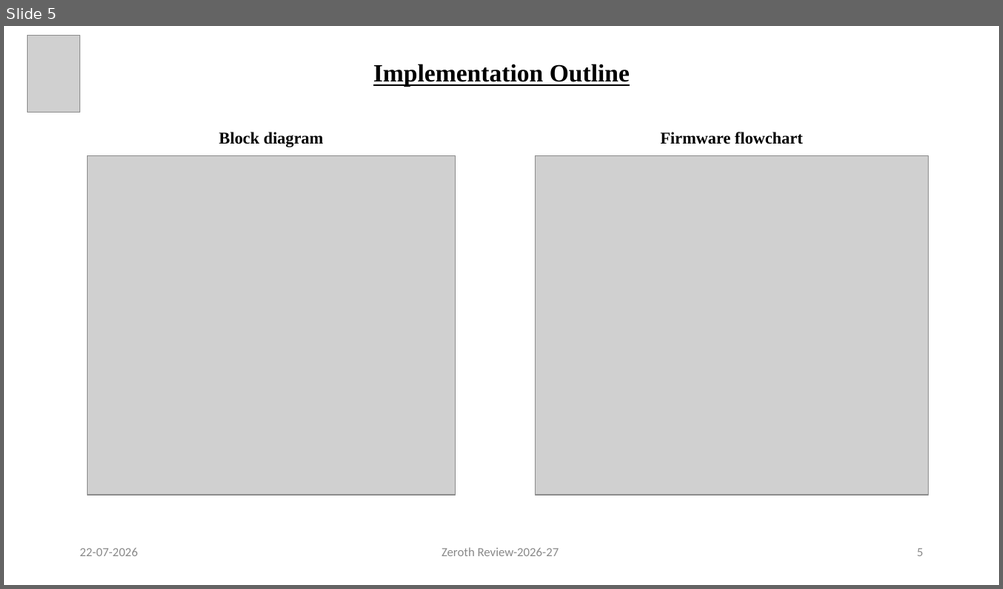
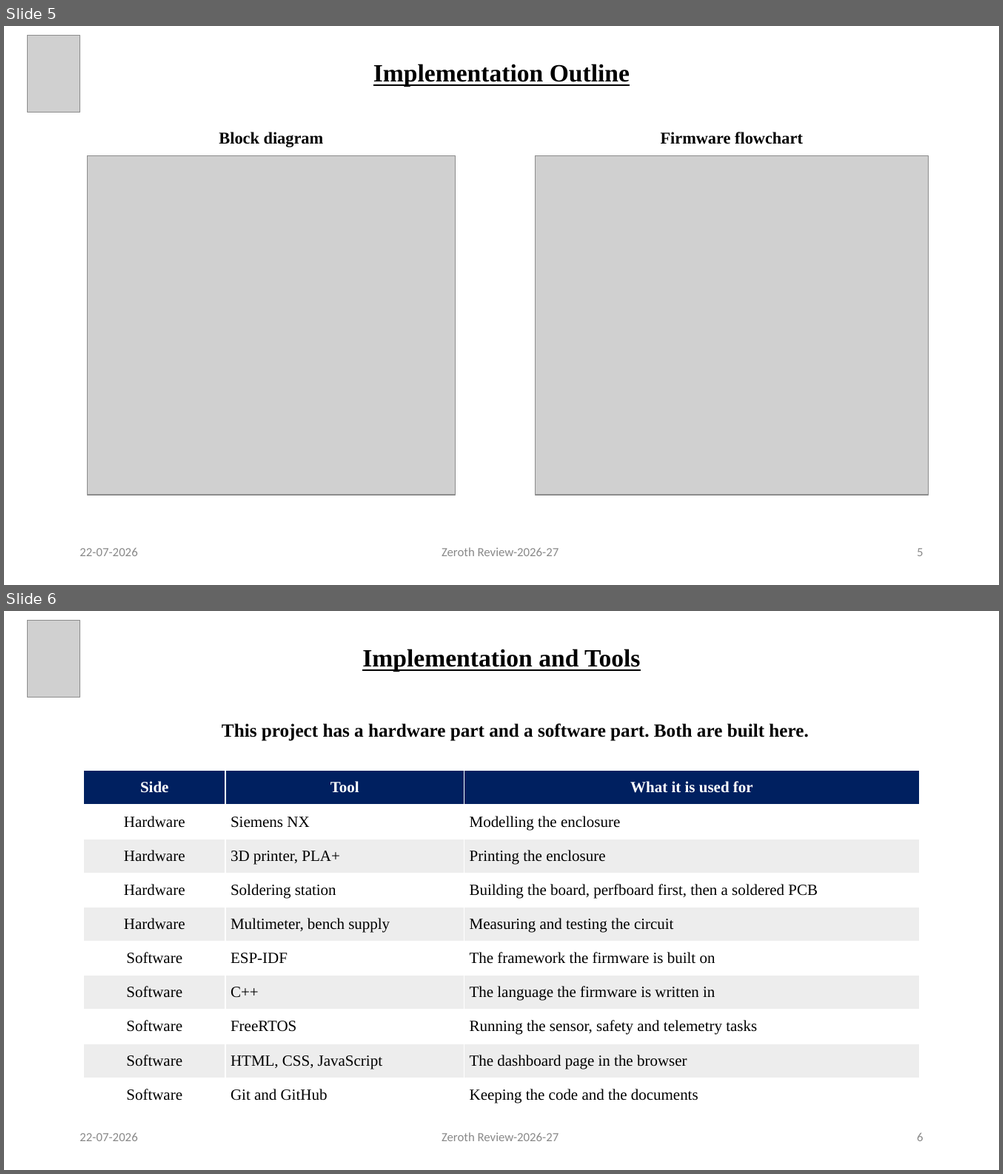
Before and after one commit to KiranPranay/moosi-bms, a slide deck: docs/reviews/zeroth-review/Predictive_BMS_Zeroth_Review.pptx. Shown one above the other, each under a label of ours: slide 5 before the commit, slides 5 and 6 after it. The pictures are 1003x589 and 1003x1174 pixels, drawn with LibreOffice and Linux fonts; fonts in the diff are those of the drawing; grey boxes stand for pictures. Boxes give left, top, right and bottom in pixels: in the first picture for what was removed or moved away, otherwise in the second. Text is boxed around its words. In the diff, an @@ line names an element or a change of style, - is before the commit and + after.

Commit message:
docs: add an implementation and tools slide, and offer the decks as PowerPoint
The zeroth review gains a slide that says plainly that the project has both a
hardware part and a software part, then lists the tools for each side. The
firmware is built on ESP-IDF in C++, with FreeRTOS underneath; the hardware
side covers Siemens NX, the 3D printer, the soldering bench and the meters.
The contents slide lists it, and now numbers its entries 1. 2. 3. rather than
using citation brackets.

A document in the tracker can now carry one extra file next to the main one,
declared as extra: { label, file }. Both review decks use it to offer the
editable .pptx beside the .pdf that previews in place, so the site hands over
the source and not only the export.

The Phase 4 task is renamed to match the toolchain actually in use. Its id is
unchanged, so any saved progress carries over.

```diff
--- a/docs/reviews/zeroth-review/Predictive_BMS_Zeroth_Review.pptx
+++ b/docs/reviews/zeroth-review/Predictive_BMS_Zeroth_Review.pptx
@@ slide 6 added at [4,611,999,1170], background #FFFFFF @@
@@ picture added at [27,620,80,698] @@
@@ text added at [362,649,640,672], 24 pt, text #000000, bold, underline @@
+Implementation and Tools
@@ text added at [222,723,808,741], 18 pt, text #000000, bold @@
+This project has a hardware part and a software part. Both are built here.
@@ table added at [84,771,919,1113], 10 rows, 3 columns @@
+Side | Tool | What it is used for
+Hardware | Siemens NX | Modelling the enclosure
+Hardware | 3D printer, PLA+ | Printing the enclosure
+Hardware | Soldering station | Building the board, perfboard first, then a soldered PCB
+Hardware | Multimeter, bench supply | Measuring and testing the circuit
+Software | ESP-IDF | The framework the firmware is built on
+Software | C++ | The language the firmware is written in
+Software | FreeRTOS | Running the sensor, safety and telemetry tasks
+Software | HTML, CSS, JavaScript | The dashboard page in the browser
+Software | Git and GitHub | Keeping the code and the documents
@@ text added at [79,1133,137,1142], 12 pt, text #898989 @@
+22-07-2026
@@ text added at [441,1133,559,1142], 12 pt, text #898989 @@
+Zeroth Review-2026-27
@@ text added at [916,1133,922,1142], 12 pt, text #898989 @@
+6
```
Also in this commit, not shown: 4 slides changed, 7 other files.
